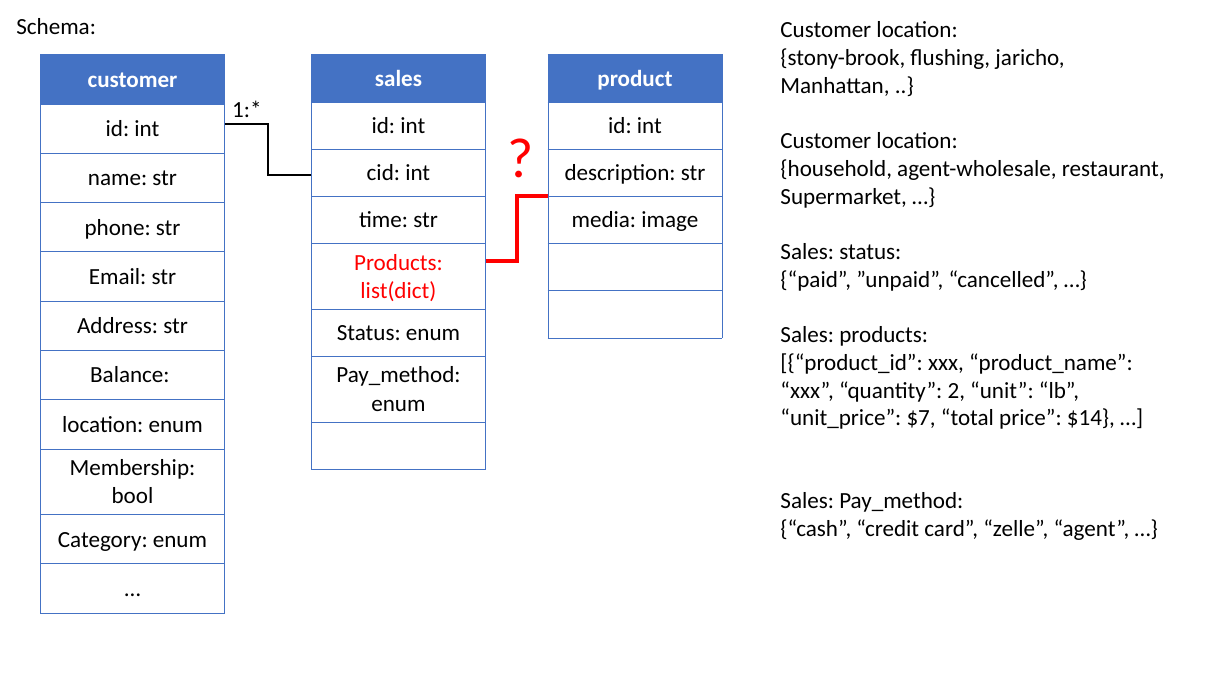
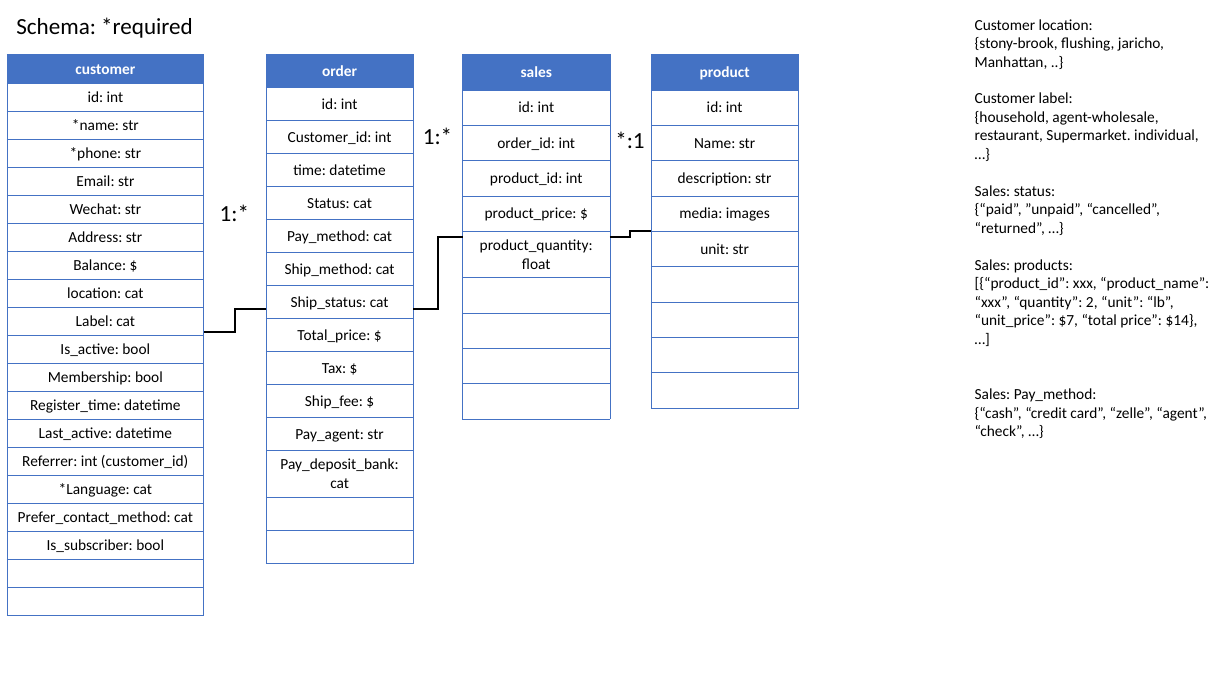
Before and after one commit to yhyoscar/hfsales, a slide deck: slide 3 of docs/plan.pptx. Drawn at 1232x693 pixels with LibreOffice and Linux fonts; fonts in the diff are those of the drawing. Boxes give left, top, right and bottom in pixels: in the first picture for what was removed or moved away, otherwise in the second. Text is boxed around its words. In the diff, an @@ line names an element or a change of style, - is before the commit and + after.

Commit message:
update schema diagram

```diff
--- a/docs/plan.pptx
+++ b/docs/plan.pptx
@@ text at <box>16,17,193,38</box>: text changed @@
-Schema:
+Schema: *required
@@ text "Customer location:": place and size @@
-text "Customer location:" at <box>780,21,1165,540</box>
+text "Customer location:" at <box>975,92,1209,438</box>
@@ table at <box>7,55,203,609</box> @@
-row 3, column 1: name: str
+row 3, column 1: *name: str
-row 4, column 1: phone: str
+row 4, column 1: *phone: str
+row 6: Wechat: str
-row 7: Balance:
-row 8: location: enum
+row 8: Balance: $
+row 9: location: cat
+row 10: Label: cat
+row 11: Is_active: bool
-row 10: Category: enum
-row 11: …
+row 13: Register_time: datetime
+row 14: Last_active: datetime
+row 15: Referrer: int (customer_id)
+row 16: *Language: cat
+row 17: Prefer_contact_method: cat
+row 18: Is_subscriber: bool
+row 19: 
+row 20: 
@@ table: place and size @@
-table at <box>41,55,225,612</box>
+table at <box>7,55,203,609</box>
@@ table at <box>266,55,413,563</box> @@
-row 1, column 1: sales
+row 1, column 1: order
-row 3: cid: int
-row 4: time: str
-row 5: Products: list(dict)
-row 6: Status: enum
-row 7: Pay_method: enum
+row 3: Customer_id: int
+row 4: time: datetime
+row 5: Status: cat
+row 6: Pay_method: cat
+row 7: Ship_method: cat
+row 8: Ship_status: cat
+row 9: Total_price: $
+row 10: Tax: $
+row 11: Ship_fee: $
+row 12: Pay_agent: str
+row 13: Pay_deposit_bank: cat
+row 15: 
@@ table: place and size @@
-table at <box>311,55,486,468</box>
+table at <box>266,55,413,563</box>
@@ table added at <box>463,55,610,419</box>, 10 rows, 1 columns @@
+sales
+id: int
+order_id: int
+product_id: int
+product_price: $
+product_quantity: float
+
+
+
+
@@ table at <box>652,55,799,409</box> @@
+row 3: Name: str
-row 4: media: image
+row 5: media: images
+row 6: unit: str
+row 9: 
+row 10: 
@@ table: place and size @@
-table at <box>548,55,723,338</box>
+table at <box>652,55,799,409</box>
@@ text removed at <box>498,116,543,194</box> @@
-?
@@ text at <box>975,92,1199,143</box>: text changed; size 18 to 12 pt @@
-Customer location:
-{household, agent-wholesale, restaurant,
-Supermarket, …}
+Customer label:
+{household, agent-wholesale, restaurant, Supermarket. individual, …}
@@ text added at <box>423,127,452,144</box>, 18 pt, text #000000 @@
+1:*
@@ text added at <box>615,131,644,148</box>, 18 pt, text #000000 @@
+*:1
@@ text "1:*" rewrapped from <box>232,100,261,124</box> to <box>220,204,249,221</box> @@
@@ text at <box>975,203,1160,235</box>: text changed; size 18 to 12 pt @@
-{“paid”, ”unpaid”, “cancelled”, …}
+{“paid”, ”unpaid”, “cancelled”, “returned”, …}
@@ text at <box>975,185,1209,402</box>: size 18 to 12 pt in "Customer location:", "{stony-brook, flushing, jaricho, Manhattan, ..}", "Sales: status:", "Sales: products:" and 2 more places @@
@@ elbow line moved from (548, 197) - (486, 262) to (463, 237) - (413, 309) @@
@@ elbow line (463, 237) - (413, 309): stroke #FF0000 3 pt to #000000 1.5 pt @@
@@ elbow line added from (610, 237) to (652, 232), #000000 1.5 pt @@
@@ elbow line moved from (311, 175) - (225, 125) to (266, 309) - (203, 332) @@
@@ text at <box>975,407,1207,438</box>: text changed; size 18 to 12 pt @@
-{“cash”, “credit card”, “zelle”, “agent”, …}
+{“cash”, “credit card”, “zelle”, “agent”, “check”, …}
```
